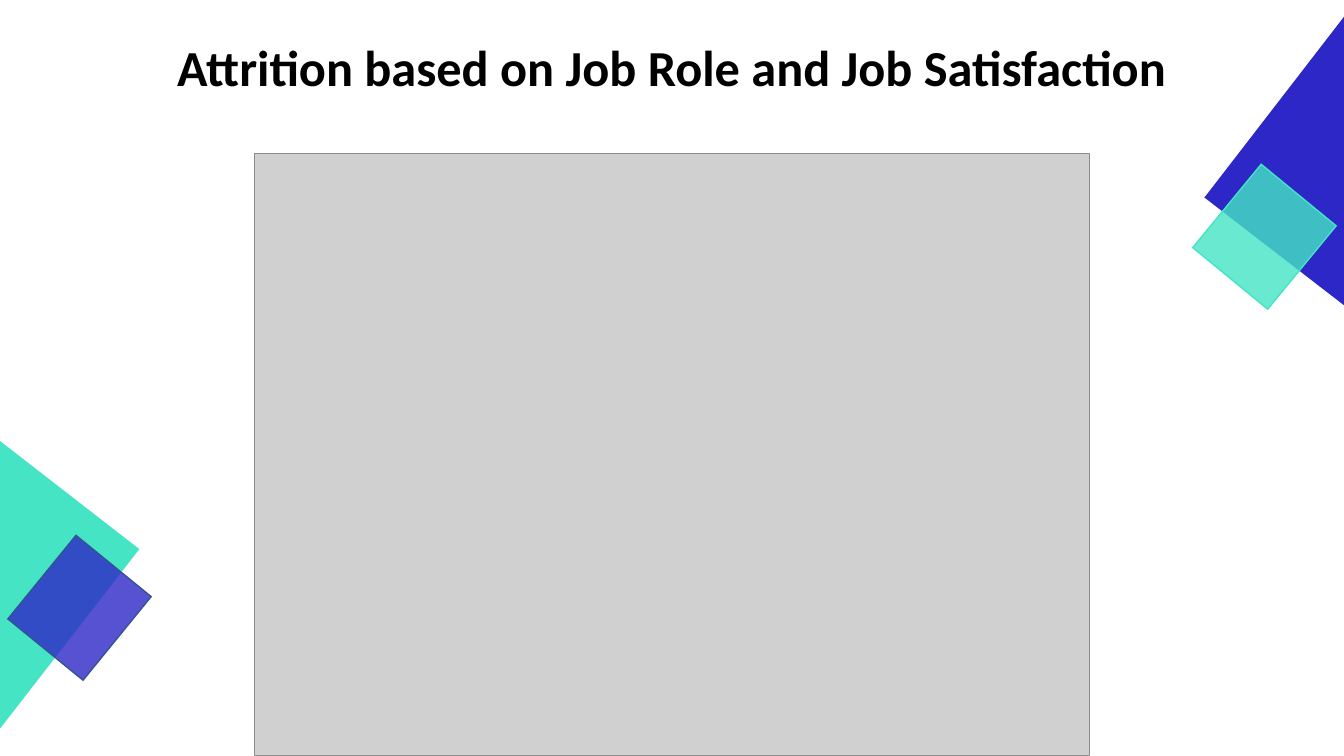
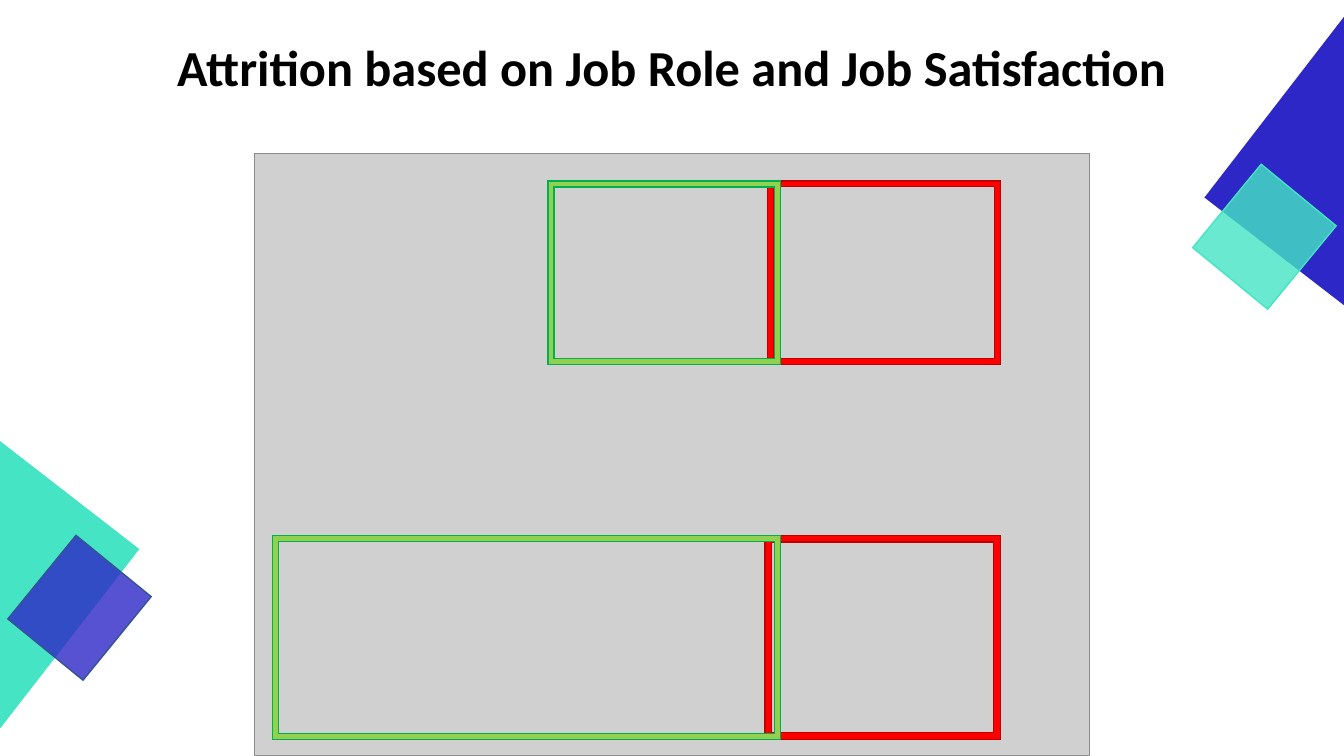
Before and after one commit to GraduateSchoolWork/CaseStudy2_DDS, a slide deck: slide 9 of DDS_Project_2_Presentation.pptx. Drawn at 1344x756 pixels with LibreOffice and Linux fonts; fonts in the diff are those of the drawing; grey boxes stand for pictures. Boxes give left, top, right and bottom in pixels: in the first picture for what was removed or moved away, otherwise in the second. Text is boxed around its words. In the diff, an @@ line names an element or a change of style, - is before the commit and + after.

```diff
--- a/DDS_Project_2_Presentation.pptx
+++ b/DDS_Project_2_Presentation.pptx
@@ frame added at bbox=[548, 180, 781, 364], fill #92D050, outline #00B050 1 pt @@
@@ frame added at bbox=[768, 180, 1001, 364], fill #FF0000, outline #C00000 1 pt @@
@@ frame added at bbox=[273, 535, 781, 739], fill #92D050, outline #00B050 1 pt @@
@@ frame added at bbox=[765, 535, 1000, 739], fill #FF0000, outline #C00000 1 pt @@
```
Also in this commit, not shown: 4 other slides changed.
